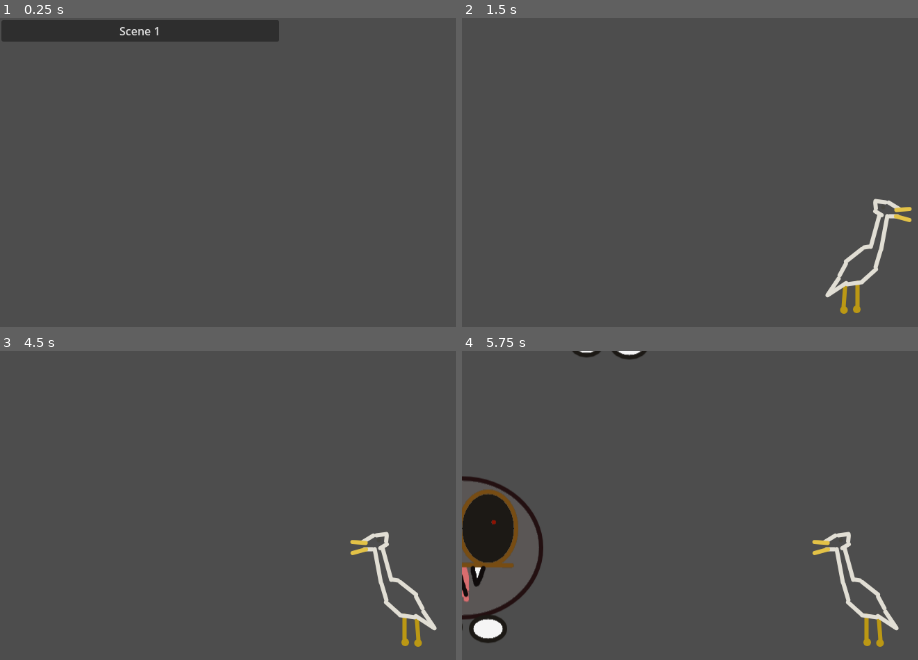
Above: before the commit, frames 1-4 (two rows, left to right).
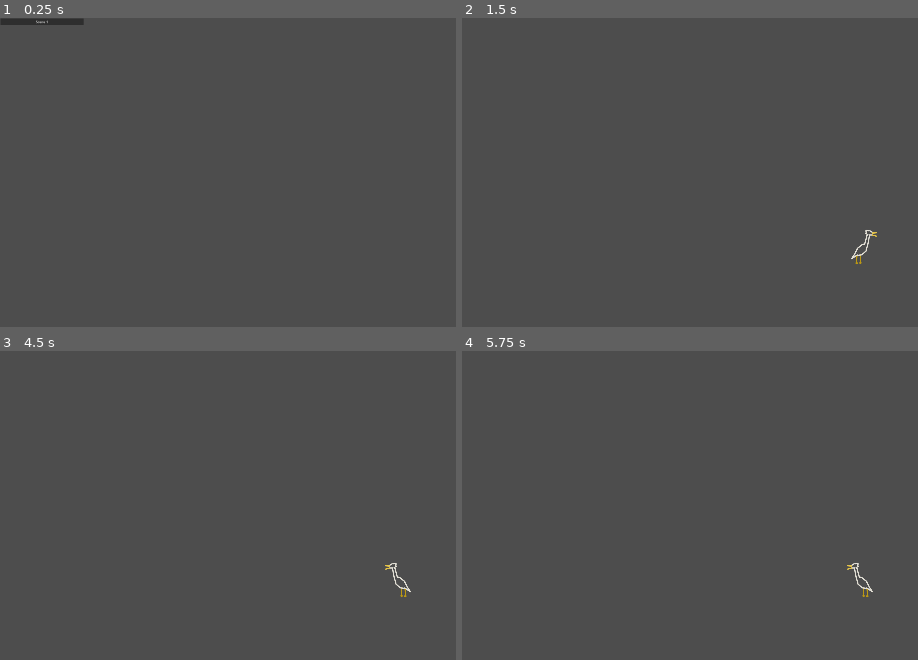
Above: after the commit, the same moments.

Repository: MNasert/Testgame
Game: Godot game, scene res://Scenes/main_menu.tscn
The game is run twice, just before and just after one commit, with the same random seed, the same clock (stepped at 60 frames per second) and the same inputs.
Inputs (mouse positions are in pixels of both pictures, inside the frame that each line leads up to):
- Up to frame 1 (0.25 s): no input
- Up to frame 2 (1.5 s): click "Scene 1" at 0.5 s; tap Enter at 1.25 s; move the mouse to (outside the picture) at 1.27 s; press the mouse at (outside the picture) at 1.28 s; hold D (right) from 1.28 s (still down)
- Up to frame 3 (4.5 s): tap Space at 2, 3.5 s; move the mouse to (241, 598) at 2.02 s; release D (right) at 2.03 s; release the mouse at (241, 598) at 2.03 s; hold S (down) 2.03-2.78 s; click (241, 598) at 2.1 s; tap Enter at 2.75, 4.25 s; move the mouse to (outside the picture) at 2.77 s; press the mouse at (outside the picture) at 2.78 s; hold D (right) 2.78-3.53 s; move the mouse to (outside the picture) at 3.52 s; release the mouse at (outside the picture) at 3.53 s; hold W (up) 3.53-4.28 s; click (outside the picture) at 3.6 s; move the mouse to (outside the picture) at 4.27 s; press the mouse at (outside the picture) at 4.28 s; hold A (left) from 4.28 s (still down)
- Up to frame 4 (5.75 s): keep holding A (left); tap Space at 5 s; move the mouse to (621, 508) at 5.02 s; release the mouse at (621, 508) at 5.03 s; click (621, 508) at 5.1 s

The runs differ from the first frame. In frame 1, 3.9% of the frame differs, in the area x 0-62%, y 0-8%; in frame 2, 1.3%; in frame 3, 1.3%; in frame 4, 5.8%, in the area x 0-96%, y 0-96%.

Commit message:
enemy spawner

Diff:
--- a/Entities/Enemy.tscn
+++ b/Entities/Enemy.tscn
@@ -8,11 +8,15 @@
 
 [node name="Enemy" type="Node2D"]
 script = ExtResource("1_3upfv")
+speed = 100.0
+hp = 10.0
+damage = 5.0
 
 [node name="EnemySprite" type="Sprite2D" parent="."]
 texture = ExtResource("2_dvsq7")
 
 [node name="Area2D" type="Area2D" parent="."]
+collision_layer = 5
 collision_mask = 3
 
 [node name="CollisionShape2D" type="CollisionShape2D" parent="Area2D"]
--- a/Entities/Player.tscn
+++ b/Entities/Player.tscn
@@ -9,6 +9,10 @@
 
 [node name="Player" type="Node2D"]
 script = ExtResource("1_3jt56")
+speed = 200.0
+firerate = 5.0
+damage = 20
+hp = 100
 
 [node name="PlayerSprite" type="Sprite2D" parent="."]
 texture = ExtResource("2_qqk8g")
--- /dev/null
+++ b/Entities/Projectiles/SimpleBullet.gd
@@ -0,0 +1,12 @@
+extends Node2D
+
+
+
+# Called when the node enters the scene tree for the first time.
+func _ready():
+	pass # Replace with function body.
+
+
+# Called every frame. 'delta' is the elapsed time since the previous frame.
+func _process(delta):
+	pass
--- a/Entities/Projectiles/SimpleBullet.tscn
+++ b/Entities/Projectiles/SimpleBullet.tscn
@@ -1,3 +1,12 @@
-[gd_scene format=3 uid="uid://dar37hjdj73vh"]
+[gd_scene load_steps=2 format=3 uid="uid://dar37hjdj73vh"]
+
+[ext_resource type="Script" path="res://Entities/Projectiles/SimpleBullet.gd" id="1_lo613"]
 
 [node name="SimpleBullet" type="Node2D"]
+script = ExtResource("1_lo613")
+
+[node name="BulletAnim" type="AnimatedSprite2D" parent="."]
+
+[node name="Area2D" type="Area2D" parent="."]
+
+[node name="CollisionShape2D" type="CollisionShape2D" parent="Area2D"]
--- a/Entities/Scripts/Enemy.gd
+++ b/Entities/Scripts/Enemy.gd
@@ -6,7 +6,9 @@
 @export var hp: float = 0
 @export var damage: float = 0
 
-# Called when the node enters the scene tree for the first time.
+func init(pos: Vector2):
+	self.position = pos
+
 func _ready():
 	add_to_group("Enemies")
 
--- a/Scenes/Levels/Level1.tscn
+++ b/Scenes/Levels/Level1.tscn
@@ -1,24 +1,18 @@
-[gd_scene load_steps=3 format=3 uid="uid://0a37e7s1aedc"]
+[gd_scene load_steps=4 format=3 uid="uid://0a37e7s1aedc"]
 
+[ext_resource type="Script" path="res://Scenes/Levels/LevelScripts/Level1.gd" id="1_okgox"]
 [ext_resource type="PackedScene" uid="uid://bbg3qm85gpqy8" path="res://Entities/Player.tscn" id="1_w8x3t"]
 [ext_resource type="PackedScene" uid="uid://cgf1iu2r6kttx" path="res://Entities/Enemy.tscn" id="2_l478s"]
 
 [node name="Level1" type="Node2D"]
+script = ExtResource("1_okgox")
+enemy1 = ExtResource("2_l478s")
+wavesize = 5
+pause = 10.0
+increase_diff = 0.01
 
 [node name="Player" parent="." instance=ExtResource("1_w8x3t")]
-speed = 200.0
-firerate = 1.0
-damage = 1
-hp = 1
 
-[node name="Enemy" parent="." instance=ExtResource("2_l478s")]
-position = Vector2(-831, -47)
-speed = 50.0
-hp = 1.0
-damage = 1.0
+[node name="Wavetimer" type="Timer" parent="."]
 
-[node name="Enemy2" parent="." instance=ExtResource("2_l478s")]
-position = Vector2(-562, -605)
-speed = 50.0
-hp = 1.0
-damage = 1.0
+[connection signal="timeout" from="Wavetimer" to="." method="_on_wavetimer_timeout"]
--- /dev/null
+++ b/Scenes/Levels/LevelScripts/Level1.gd
@@ -0,0 +1,22 @@
+extends Node2D
+
+@export var enemy1: PackedScene
+
+@export var wavesize: int = 0
+@export var pause: float = 0
+@export var increase_diff: float = 0
+# Called when the node enters the scene tree for the first time.
+func _ready():
+	$Wavetimer.start(self.pause)
+
+func _process(delta):
+	pass
+
+func _on_wavetimer_timeout():
+	for i in range(self.wavesize):
+		var e = self.enemy1.instantiate()
+		var pos = Vector2(randf_range(-3000, 3000), randf_range(-3000, 3000))
+		e.init(pos)
+		add_child(e)
+	self.wavesize *= (1 + self.increase_diff)
+	$Wavetimer.start(pause)
--- a/project.godot
+++ b/project.godot
@@ -16,6 +16,8 @@
 
 [display]
 
+window/size/viewport_width=3840
+window/size/viewport_height=2160
 window/stretch/mode="viewport"
 
 [input]
